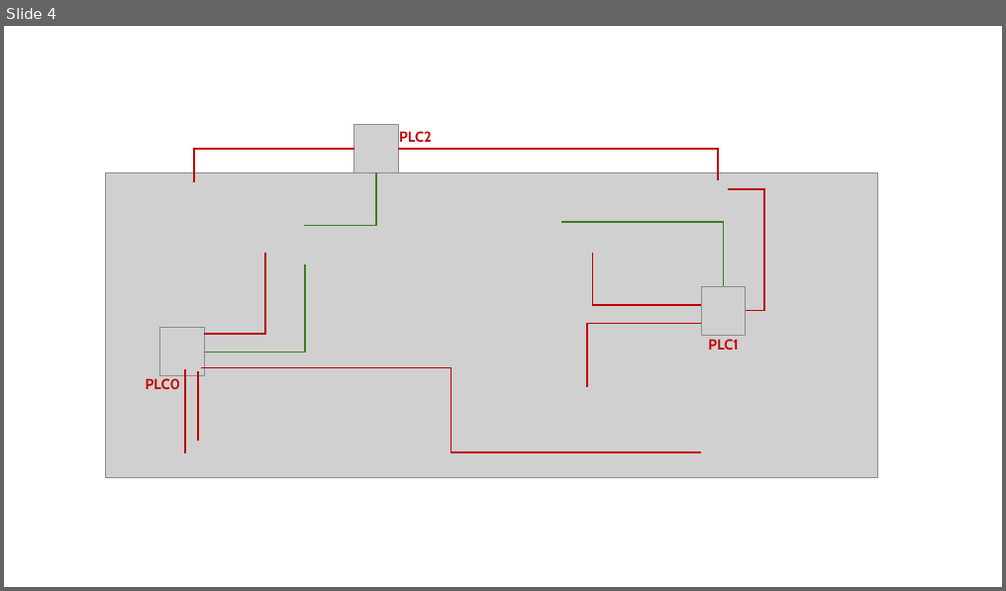
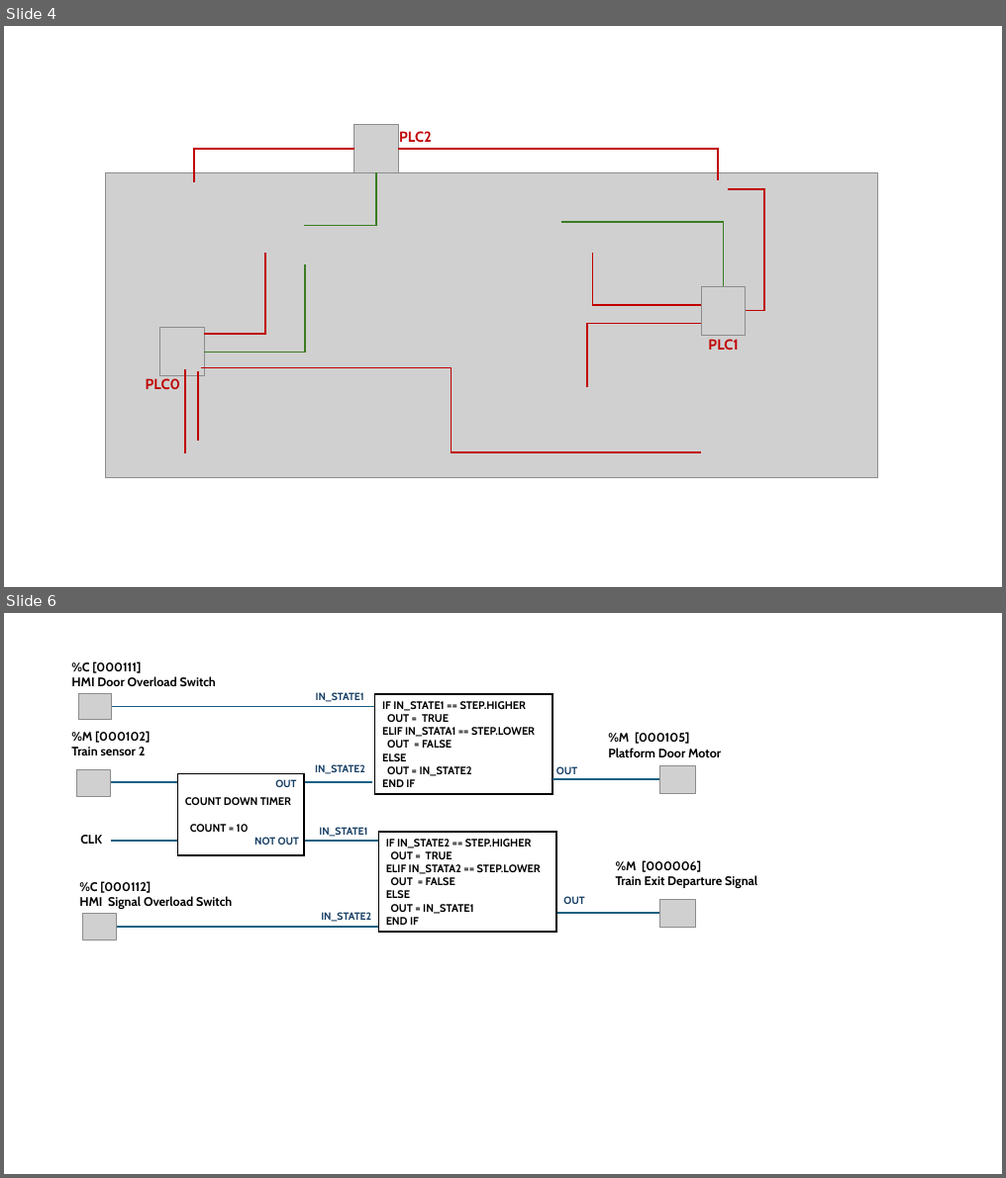
Before and after one commit to LiuYuancheng/IT_OT_IoT_Cyber_Security_Workshop, a slide deck: OT_System_Attack_Case_Study/Railway_Station/img/designDoc.pptx. Shown one above the other, each under a label of ours: slide 4 before the commit, slides 4 and 6 after it; the slides between them are not shown. The pictures are 1006x591 and 1006x1178 pixels, drawn with LibreOffice and Linux fonts; fonts in the diff are those of the drawing; grey boxes stand for pictures. Boxes give left, top, right and bottom in pixels: in the first picture for what was removed or moved away, otherwise in the second. Text is boxed around its words. In the diff, an @@ line names an element or a change of style, - is before the commit and + after.

```diff
--- a/OT_System_Attack_Case_Study/Railway_Station/img/designDoc.pptx
+++ b/OT_System_Attack_Case_Study/Railway_Station/img/designDoc.pptx
@@ slide 6 added at bbox=[4, 613, 1002, 1174], background #FFFFFF @@
@@ text added at bbox=[71, 662, 216, 686], 12 pt, text #000000, bold @@
+%C [000111]
+HMI Door Overload Switch
@@ picture added at bbox=[78, 693, 112, 719] @@
@@ text added at bbox=[316, 692, 364, 702], 10 pt, text #163E64, bold @@
+IN_STATE1
@@ rectangle added at bbox=[375, 694, 553, 794], fill #FFFFFF, outline #000000 1.5 pt, 10.5 pt, text #000000, bold @@
+IF IN_STATE1 == STEP.HIGHER
+OUT = TRUE
+ELIF IN_STATA1 == STEP.LOWER
+OUT = FALSE
+ELSE
+OUT = IN_STATE2
+END IF
@@ text added at bbox=[71, 731, 150, 756], 12 pt, text #000000, bold @@
+%M [000102]
+Train sensor 2
@@ line added from (112, 707) to (375, 707), #156082 1.5 pt @@
@@ text added at bbox=[608, 732, 721, 758], 12 pt, text #000000, bold @@
+%M [000105]
+Platform Door Motor
@@ picture added at bbox=[76, 770, 110, 796] @@
@@ line added from (107, 782) to (373, 782), #156082 1.5 pt @@
@@ rectangle added at bbox=[177, 774, 304, 856], fill #FFFFFF, outline #000000 1.5 pt, 10.5 pt, text #000000, bold @@
+COUNT DOWN TIMER
+COUNT = 10
@@ text added at bbox=[275, 779, 296, 787], 10 pt, text #163E64, bold @@
+OUT
@@ text added at bbox=[315, 764, 365, 774], 10 pt, text #163E64, bold @@
+IN_STATE2
@@ line added from (552, 779) to (659, 779), #156082 1.5 pt @@
@@ text added at bbox=[556, 766, 577, 774], 10 pt, text #163E64, bold @@
+OUT
@@ picture added at bbox=[659, 765, 696, 793] @@
@@ text added at bbox=[80, 835, 102, 844], 12 pt, text #000000, bold @@
+CLK
@@ line added from (110, 842) to (177, 842), #156082 1.5 pt @@
@@ text added at bbox=[254, 837, 299, 845], 10 pt, text #163E64, bold @@
+NOT OUT
@@ line added from (303, 842) to (380, 842), #156082 1.5 pt @@
@@ text added at bbox=[319, 827, 367, 837], 10 pt, text #163E64, bold @@
+IN_STATE1
@@ rectangle added at bbox=[378, 832, 556, 932], fill #FFFFFF, outline #000000 1.5 pt, 10.5 pt, text #000000, bold @@
+IF IN_STATE2 == STEP.HIGHER
+OUT = TRUE
+ELIF IN_STATA2 == STEP.LOWER
+OUT = FALSE
+ELSE
+OUT = IN_STATE1
+END IF
@@ text added at bbox=[616, 861, 757, 888], 12 pt, text #000000, bold @@
+%M [000006]
+Train Exit Departure Signal
@@ text added at bbox=[79, 881, 232, 909], 12 pt, text #000000, bold @@
+%C [000112]
+HMI Signal Overload Switch
@@ text added at bbox=[563, 896, 584, 904], 10 pt, text #163E64, bold @@
+OUT
@@ picture added at bbox=[659, 900, 696, 928] @@
@@ picture added at bbox=[82, 914, 116, 940] @@
@@ line added from (117, 927) to (380, 927), #156082 1.5 pt @@
@@ text added at bbox=[321, 912, 371, 922], 10 pt, text #163E64, bold @@
+IN_STATE2
@@ line added from (556, 913) to (659, 913), #156082 1.5 pt @@
```
Also in this commit, not shown: 1 other slide added, 1 slide removed, 4 other files.
